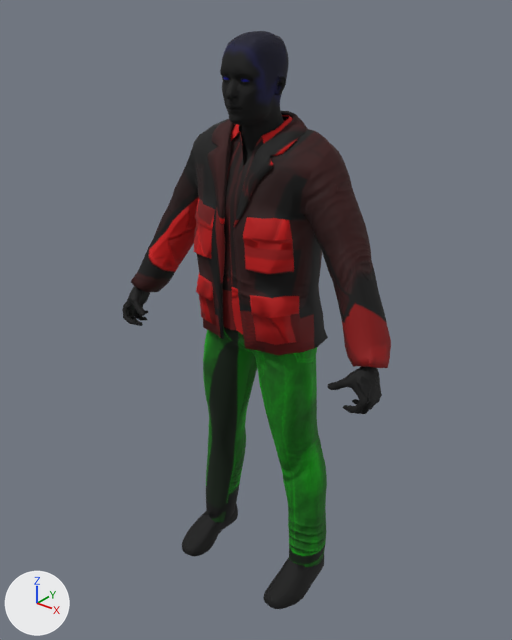
Before and after pictures for a commit that changed the glTF model assets/models/crowd_f.glb.
Camera for both pictures: a 50 mm camera at (1.27, -1.645, 1.971) aimed at (-0.019, -0.034, 0.972). Every picture has the same lights, and +X, +Y and +Z are marked at lower left. The older version comes first. Where no turn or scale is listed for an object, it has been applied to the vertices. Vertices at exactly the same position are counted once.

Names of what the first picture shows: 'Body'.
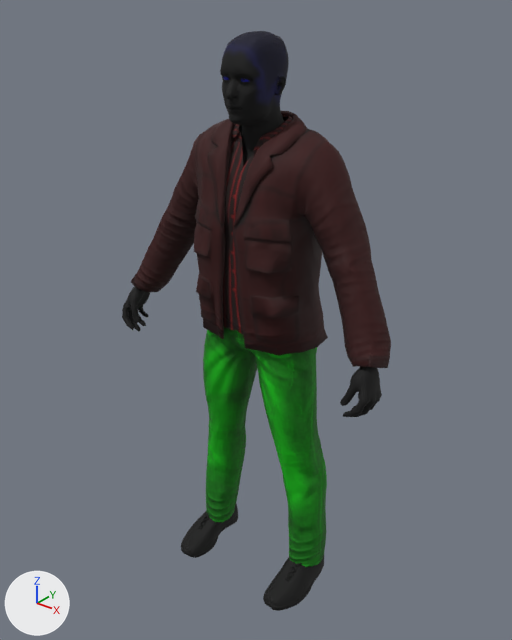
Location of each change, [x1, y1, x2, y2] in pixels of the pictures (512 x 640 px; the box of a moved part takes in the faces that stretch with it):
'Body', reshaped: before [122, 31, 391, 609]; after [122, 31, 391, 611]
part 1 of me_body, built on: before [182, 508, 324, 609]; after [181, 504, 324, 611]
part 2 of me_body, reshaped: before [123, 286, 150, 326]; after [122, 286, 150, 331]
part 3 of me_body, reshaped: before [328, 367, 382, 414]; after [340, 367, 382, 417]
part 4 of me_body, moved or reshaped: before [222, 74, 293, 125]; after [222, 74, 291, 125]
part 5 of me_body, surface changed: before [123, 79, 391, 609]; after [135, 79, 391, 567]

The edits, one by one:
me_body is used by ob_body; location (0.0, 0.0, 0.0).
me_body had 5800 vertices, 10985 faces and spanned x -0.5..0.5, y -0.23..0.14, z 0.0..1.84.
me_body now has 8309 vertices, 15701 faces and spans x -0.5..0.5, y -0.24..0.14, z 0.0..1.84.
me_body part 1: 74 vertices moved within x -0.27..0.27, y -0.23..0.05, z 0.0..0.11; 104 vertices removed from x -0.26..0.27, y -0.22..0.06, z 0.0..0.19; 1810 vertices added at x -0.27..0.27, y -0.24..0.06, z 0.0..0.24.
me_body part 2: 53 vertices moved from x -0.49..-0.37, y -0.2..-0.1, z 0.88..1.01 to x -0.49..-0.42, y -0.2..-0.1, z 0.88..1.01; 96 vertices removed from x -0.49..-0.36, y -0.2..-0.09, z 0.88..1.02; 492 vertices added at x -0.5..-0.41, y -0.21..-0.09, z 0.86..1.03.
me_body part 3: 42 vertices moved within x 0.42..0.49, y -0.2..-0.1, z 0.88..1.01; 105 vertices removed from x 0.36..0.49, y -0.2..-0.09, z 0.88..1.02; 500 vertices added at x 0.41..0.5, y -0.21..-0.09, z 0.86..1.03.
me_body part 4: 19 vertices moved within x -0.05..0.05, y -0.16..-0.06, z 1.61..1.74; 7 vertices removed from x -0.05..0.08, y -0.15..-0.01, z 1.61..1.74; 19 vertices added at x -0.08..0.08, y -0.15..0.04, z 1.61..1.75.
me_body part 5: 5526 kept faces spanning x -0.49..0.49, y -0.23..0.14, z 0.01..1.74 get new texture (UV) coordinates.
